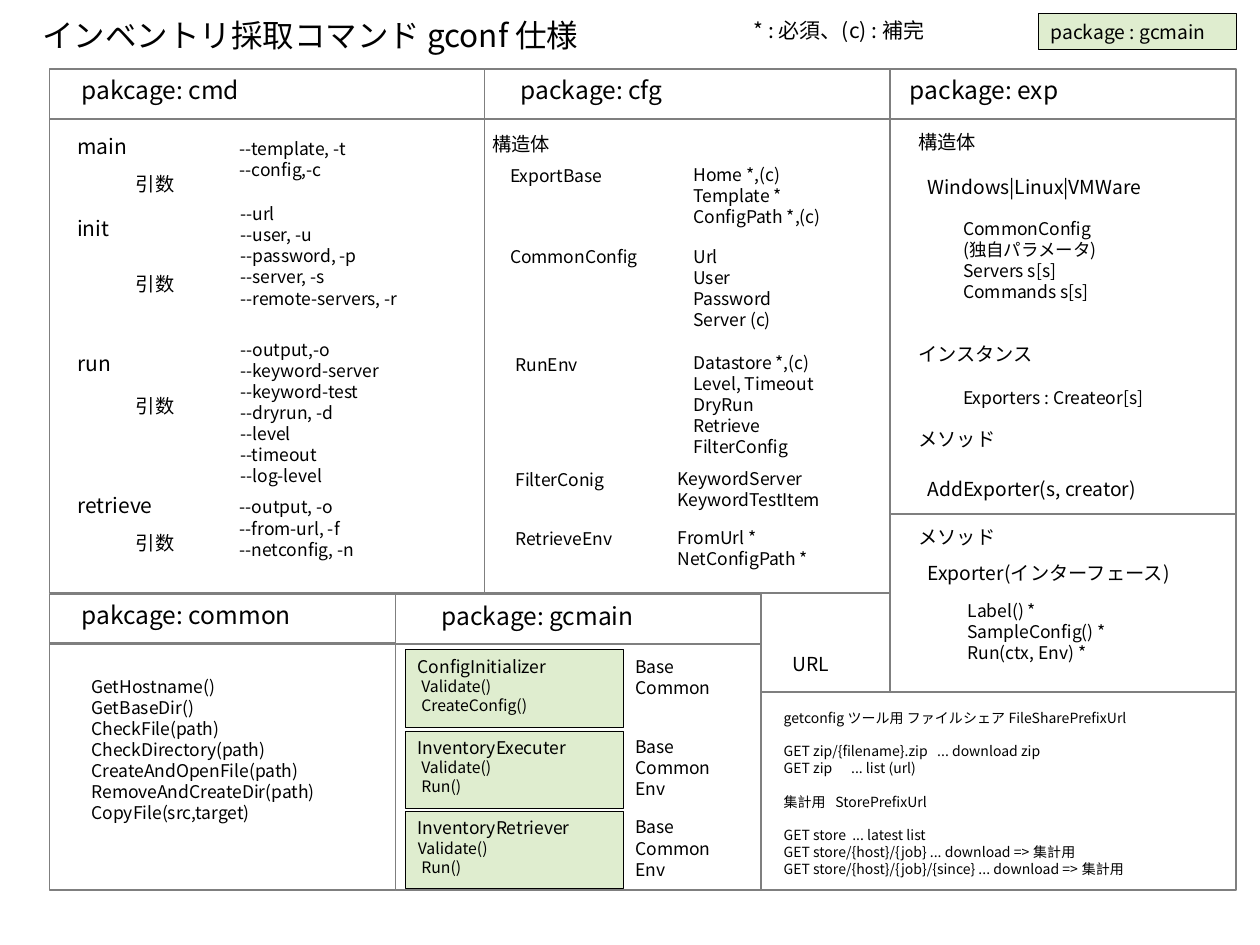
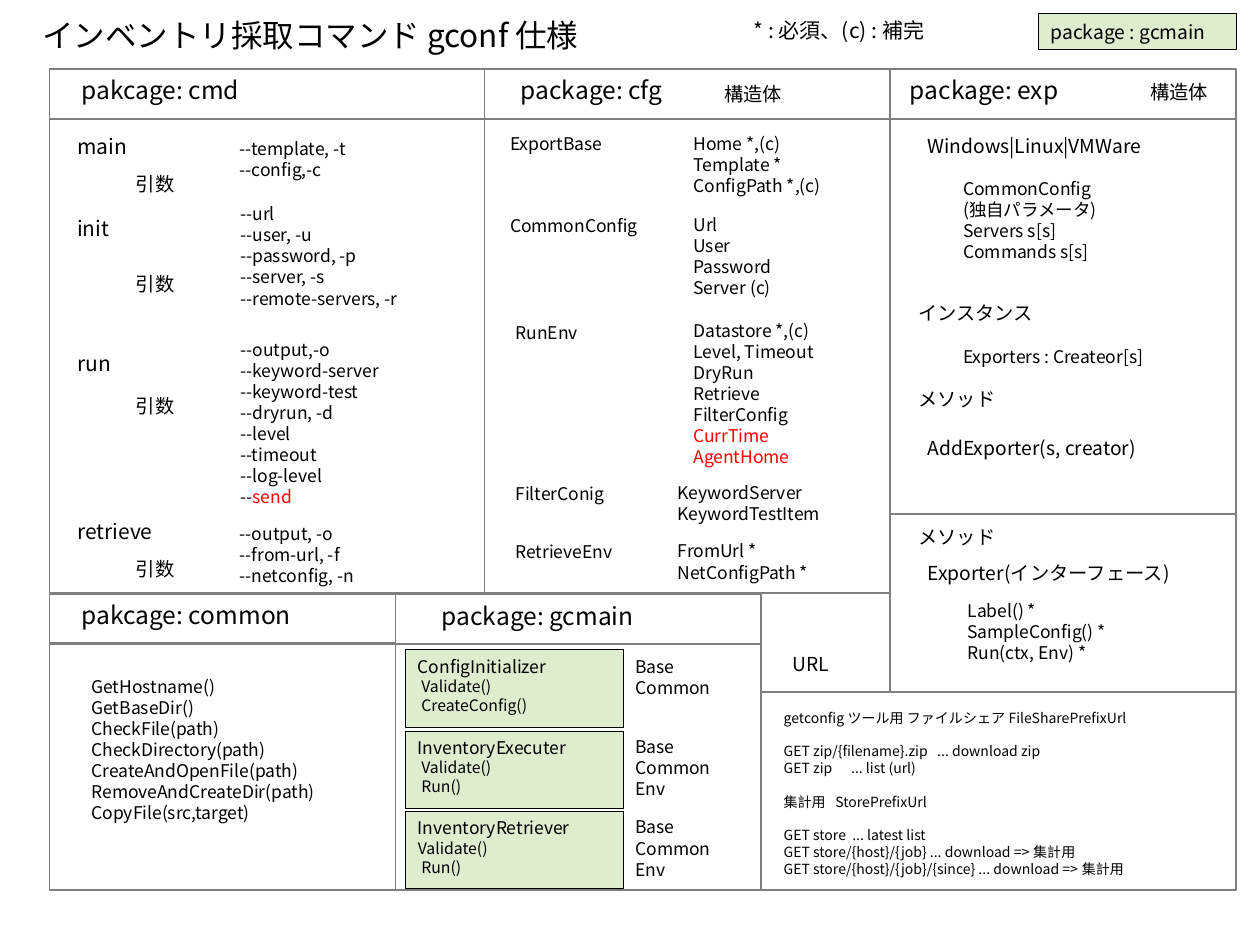
Before and after one commit to getperf/getperf2, a slide deck: slide 1 of docs/spec/gconf.pptx. Drawn at 1260x945 pixels with LibreOffice and Linux fonts; fonts in the diff are those of the drawing. Boxes give left, top, right and bottom in pixels: in the first picture for what was removed or moved away, otherwise in the second. Text is boxed around its words. In the diff, an @@ line names an element or a change of style, - is before the commit and + after.

```diff
--- a/docs/spec/gconf.pptx
+++ b/docs/spec/gconf.pptx
@@ text "構造体" moved from (x1=492, y1=135, x2=550, y2=153) to (x1=724, y1=85, x2=782, y2=103) @@
@@ text "構造体" moved from (x1=918, y1=133, x2=976, y2=151) to (x1=1150, y1=83, x2=1208, y2=101) @@
@@ 4 texts moved together from (x1=510, y1=169, x2=771, y2=372) to (x1=510, y1=137, x2=771, y2=340) @@
@@ text "Home *,(c)" moved from (x1=693, y1=167, x2=821, y2=228) to (x1=693, y1=136, x2=821, y2=197) @@
@@ text "Datastore *,(c)" moved from (x1=693, y1=355, x2=814, y2=458) to (x1=693, y1=323, x2=814, y2=468) @@
@@ text at (x1=693, y1=428, x2=789, y2=468): paragraphs added @@
+CurrTime
+AgentHome
@@ 6 texts moved together from (x1=918, y1=178, x2=1143, y2=501) to (x1=918, y1=137, x2=1143, y2=460) @@
@@ text at (x1=240, y1=485, x2=291, y2=504): paragraph added @@
+--send
@@ text "retrieve" moved from (x1=77, y1=497, x2=152, y2=514) to (x1=77, y1=523, x2=152, y2=540) @@
@@ text "--output, -o" moved from (x1=240, y1=501, x2=354, y2=561) to (x1=240, y1=528, x2=354, y2=587) @@
@@ 4 texts moved together from (x1=516, y1=471, x2=820, y2=570) to (x1=516, y1=485, x2=820, y2=584) @@
@@ text "引数" moved from (x1=136, y1=533, x2=175, y2=552) to (x1=136, y1=559, x2=175, y2=578) @@
```
Also in this commit, not shown: 7 other files.
